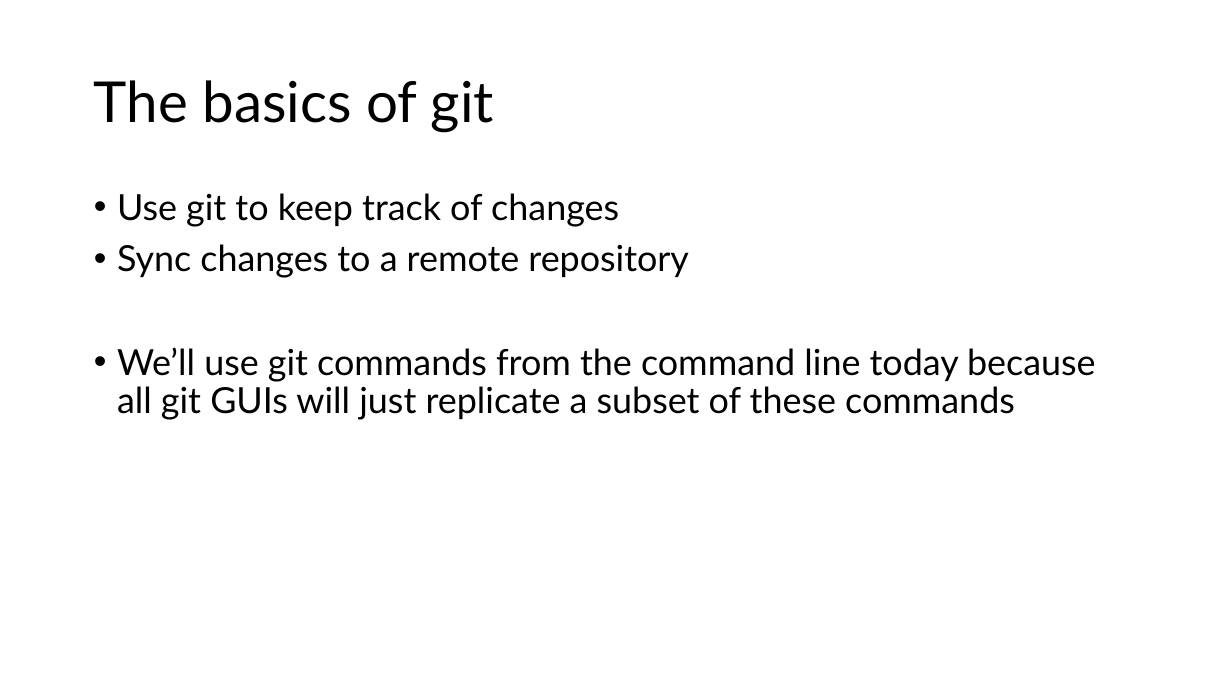
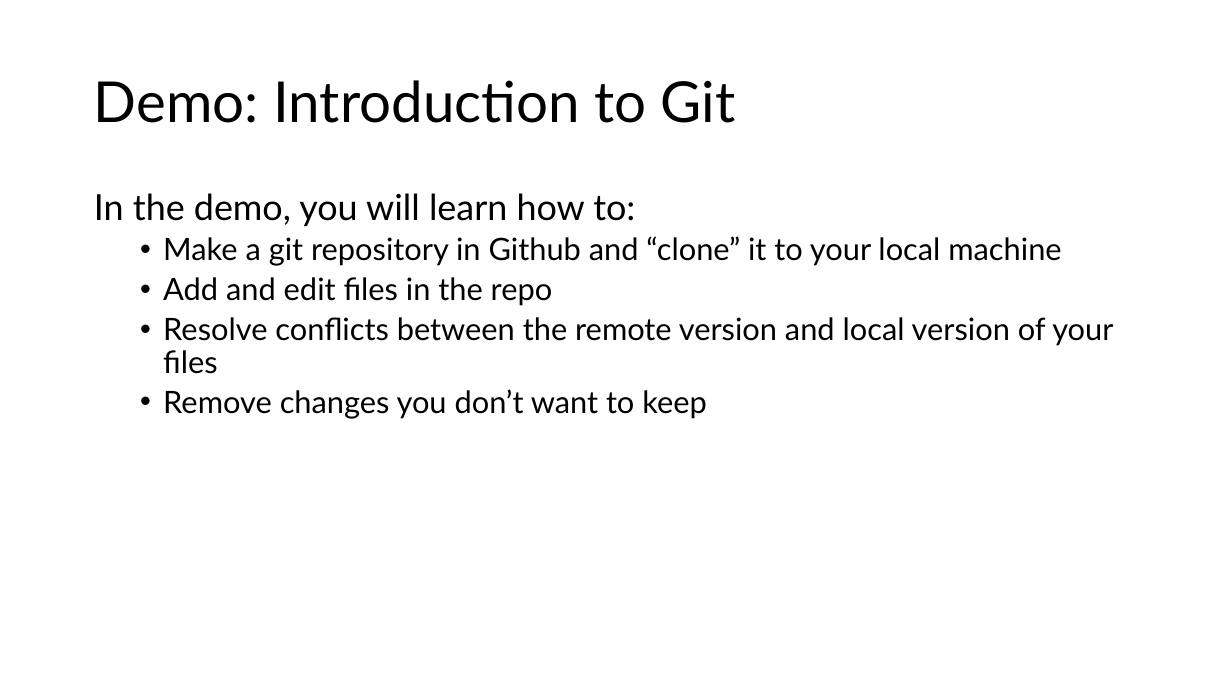
Before and after one commit to semaphoreP/codeastro, a slide deck: slide 4 of Day1/intro_to_git.pptx (slide 5 before the commit). Drawn at 1232x693 pixels with LibreOffice and Linux fonts; fonts in the diff are those of the drawing. Boxes give left, top, right and bottom in pixels: in the first picture for what was removed or moved away, otherwise in the second. Text is boxed around its words. In the diff, an @@ line names an element or a change of style, - is before the commit and + after.

Commit message:
Adding demo to slides, as well as summary page

```diff
--- a/Day1/intro_to_git.pptx
+++ b/Day1/intro_to_git.pptx
@@ title at <box>94,80,736,123</box>: text changed @@
-The basics of git
+Demo: Introduction to Git
@@ text at <box>94,193,1113,419</box>: text changed; size 28 to 24 pt @@
-• Use git to keep track of changes
-• Sync changes to a remote repository
-• We’ll use git commands from the command line today because all git GUIs will just replicate a subset of these commands
+In the demo, you will learn how to:
+  • Make a git repository in Github and “clone” it to your local machine
+  • Add and edit files in the repo
+  • Resolve conflicts between the remote version and local version of your files
+  • Remove changes you don’t want to keep
```
Also in this commit, not shown: 1 other slide changed, 2 slides added, 1 slide removed.
